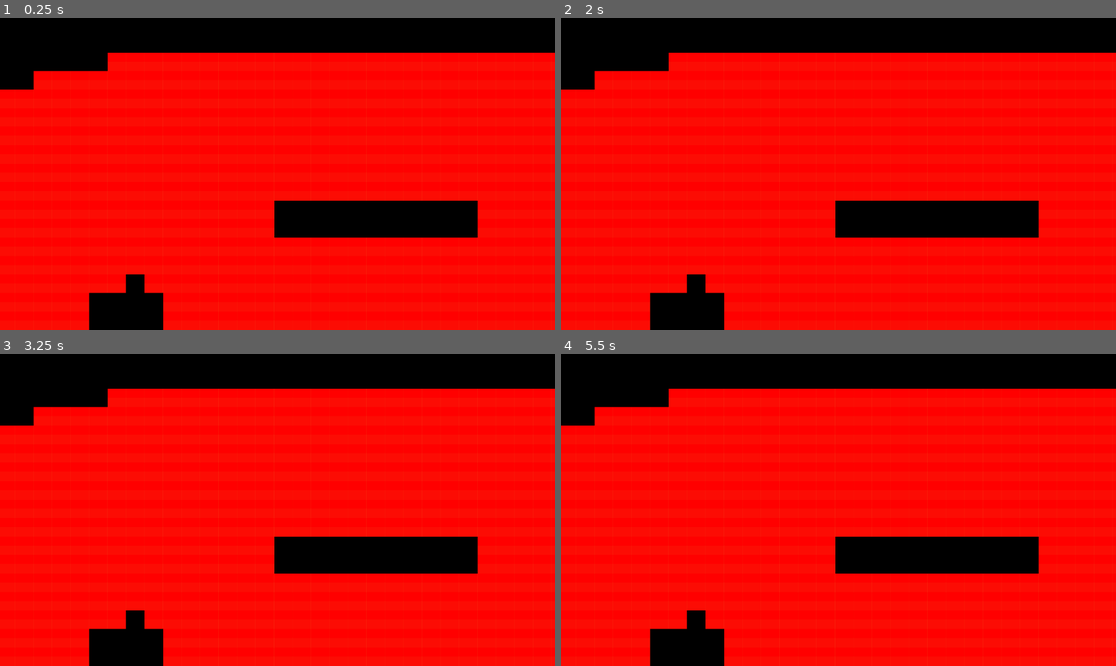
Above: before the commit, frames 1-4 (two rows, left to right).
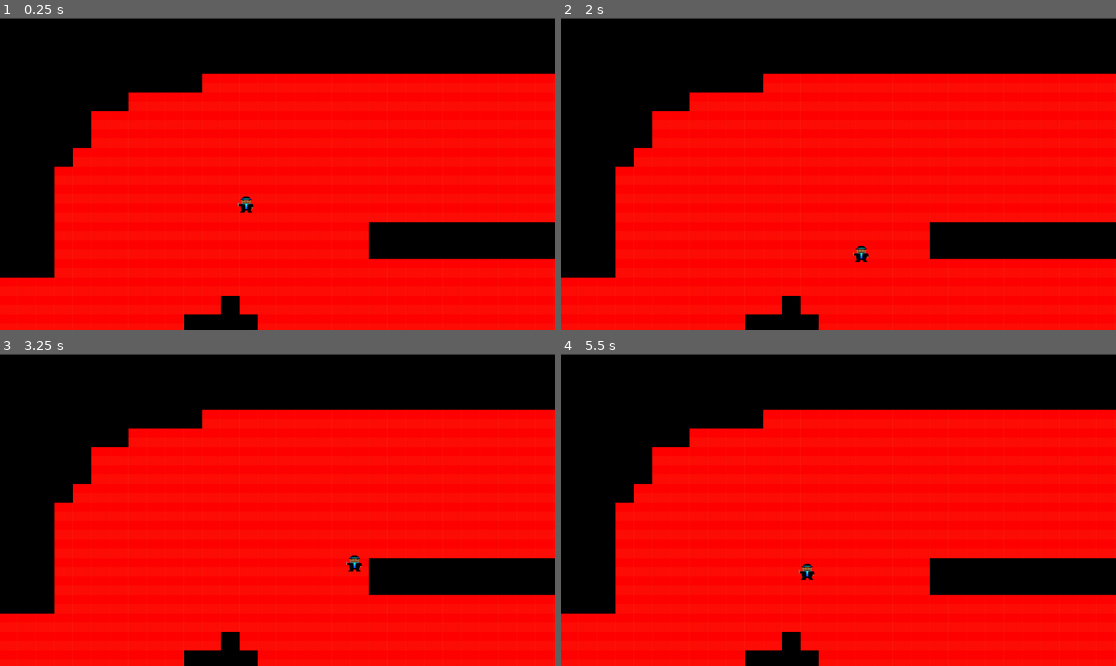
Above: after the commit, the same moments.

Repository: jamiealanmassey/fractured-knight
Game: Godot game, scene res://Resources/Planets/PlanetDefault/Rooms/Room1.tscn
Two runs of this game, one before a commit and one after it. Both use one fixed random seed, a clock stepped at 60 frames per second and the inputs below. The project has no main scene, so this scene is started directly.
Inputs:
- Up to frame 1 (0.25 s): no input
- Up to frame 2 (2 s): tap Enter at 0.5 s; hold D (right) 0.53-1.28 s; hold S (down) from 1.28 s (still down)
- Up to frame 3 (3.25 s): release S (down) at 2.03 s; hold D (right) 2.03-2.78 s; hold W (up) from 2.78 s (still down)
- Up to frame 4 (5.5 s): release W (up) at 3.53 s; hold A (left) 3.53-5.03 s; hold S (down) from 5.03 s (still down)

The runs differ from the first frame. In frame 1, 25% of the frame differs, in the area x 0-100%, y 0-100%; in frame 2, 25%; in frame 3, 25%; in frame 4, 25%.

Commit message:
Player Sticking
Fixed bug where player would stick to the tile floor because of an associated collision shape

Diff:
--- a/Resources/Planets/PlanetDefault/NPCs/Enemy/Direction.gd
+++ b/Resources/Planets/PlanetDefault/NPCs/Enemy/Direction.gd
@@ -4,4 +4,4 @@
 const left = Vector2(-1, 0)
 const right = Vector2(1, 0)
 const up = Vector2(0, -1)
-const doen = Vector2(0, 1)
+const down = Vector2(0, 1)
--- a/Resources/Planets/PlanetDefault/Rooms/Room1.tscn
+++ b/Resources/Planets/PlanetDefault/Rooms/Room1.tscn
@@ -8,7 +8,7 @@
 
 [node name="TileMap" type="TileMap" parent="." index="0"]
 
-position = Vector2( 52, 376 )
+position = Vector2( 380, 450 )
 mode = 0
 tile_set = ExtResource( 1 )
 cell_size = Vector2( 64, 64 )
@@ -33,3 +33,5 @@
 position = Vector2( 2510.24, 1412.67 )
 
 [node name="Player" parent="." index="2" instance=ExtResource( 3 )]
+
+position = Vector2( 850, 650 )
--- a/Resources/Planets/PlanetDefault/Rooms/Tileset/black.tscn
+++ b/Resources/Planets/PlanetDefault/Rooms/Tileset/black.tscn
@@ -8,7 +8,7 @@
 custom_solver_bias = 0.0
 extents = Vector2( 16.0098, 15.823 )
 
-[node name="Node" type="Node" index="0"]
+[node name="Node" type="Node"]
 
 [node name="black" type="Sprite" parent="." index="0"]
 
@@ -48,19 +48,3 @@
 __meta__ = {
 "_edit_group_": true
 }
-
-[node name="StaticBody2D" type="StaticBody2D" parent="red" index="0"]
-
-input_pickable = false
-collision_layer = 1
-collision_mask = 1
-constant_linear_velocity = Vector2( 0, 0 )
-constant_angular_velocity = 0.0
-friction = 1.0
-bounce = 0.0
-
-[node name="CollisionShape2D" type="CollisionShape2D" parent="red/StaticBody2D" index="0"]
-
-position = Vector2( 16, 16 )
-shape = SubResource( 1 )
-_sections_unfolded = [ "Transform" ]
--- a/Resources/Planets/PlanetDefault/Rooms/default_env.tres
+++ b/Resources/Planets/PlanetDefault/Rooms/default_env.tres
@@ -43,7 +43,7 @@
 1/shapes = [ {
 "autotile_coord": Vector2( 0, 0 ),
 "one_way": false,
-"shape": SubResource( 1 ),
+"shape": null,
 "shape_transform": Transform2D( 1, 0, 0, 1, 16, 16 )
 } ]
 _sections_unfolded = [ "0", "1" ]
